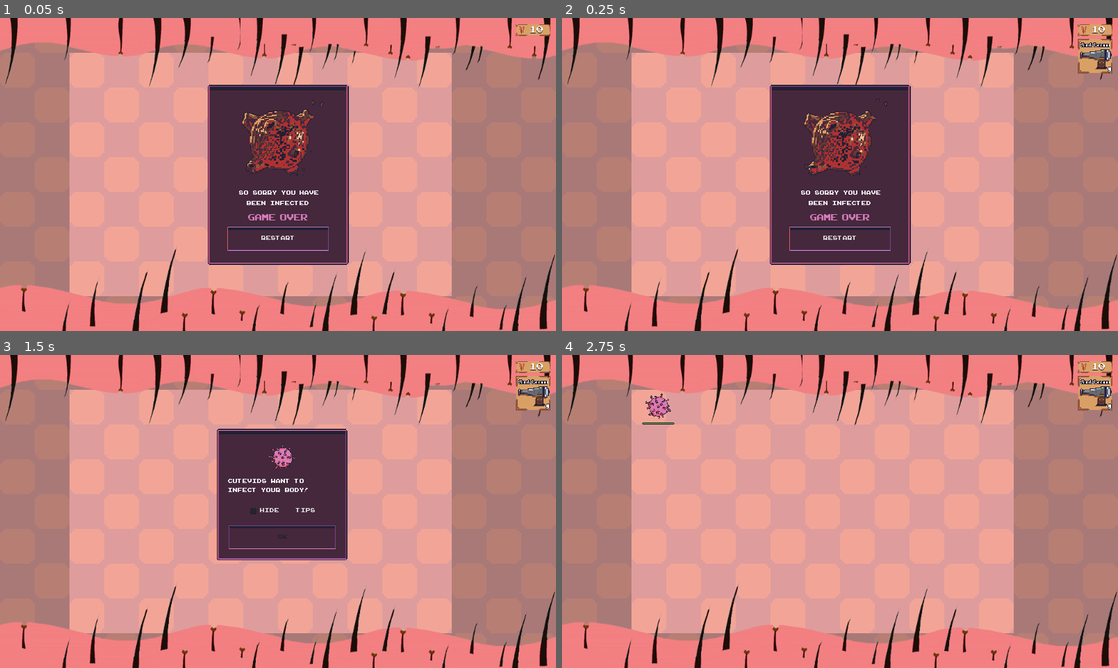
Above: before the commit, frames 1-4 (two rows, left to right).
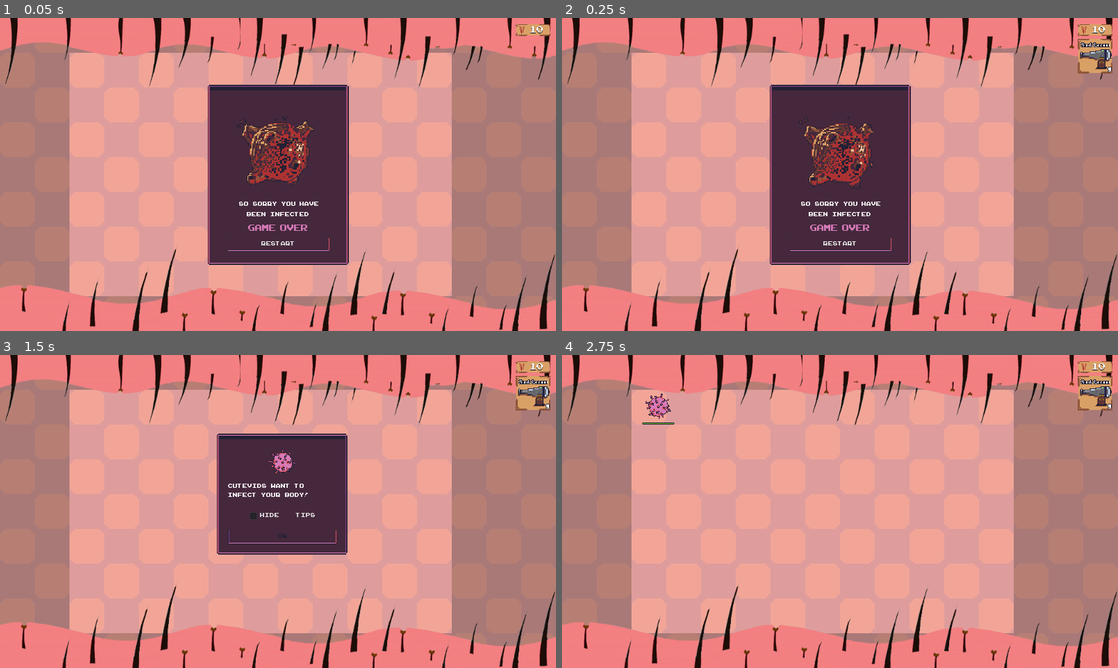
Above: after the commit, the same moments.

Repository: TeamKebab/GodotWildJam23
Game: Godot game, scene res://src/Main.tscn
Two runs of this game, one before a commit and one after it. Both use one fixed random seed, a clock stepped at 60 frames per second and the inputs below. Sound files missing from this copy of the repository are replaced by a short silence.
Inputs:
- Up to frame 1 (0.05 s): no input
- Up to frame 2 (0.25 s): no input
- Up to frame 3 (1.5 s): click "Restart" at 0.5 s; click "Ok" at 1.25 s
- Up to frame 4 (2.75 s): click "Ok" at 2 s

The runs differ from the first frame. In frame 1, 2.7% of the frame differs, in the area x 40-60%, y 26-75%; in frame 2, 2.7%, in the area x 40-60%, y 25-75%; in frame 3, 2.3%; in frame 4, nothing differs.

Commit message:
gameover scene

Diff:
--- a/src/GUI.gd
+++ b/src/GUI.gd
@@ -41,6 +41,14 @@
 	for node in button_container.get_children():
 		if node is BuyButton:
 			node.connect("pressed", self, "_on_BuyButton_pressed", [node])
+
+
+func restart():
+	buying_defense = null
+
+	for node in button_container.get_children():
+		if node is BuyButton:
+			node.hide()
 
 
 func show_button(defense):
@@ -98,13 +106,3 @@
 
 func _on_game_over() -> void:
 	game_over_panel.show()
-
-
-func _on_RestartButton_pressed():
-	game_over_panel.hide()
-
-	for node in button_container.get_children():
-		if node is BuyButton:
-			node.hide()
-
-	game.restart()
--- a/src/Main.gd
+++ b/src/Main.gd
@@ -211,6 +211,7 @@
 	antibodies.restart()
 	wave_spawner.restart()
 	spot_spawner.restart()
+	gui.restart()
 
 	waves_left = WAVES.duplicate(true)
 	_setup_wavelet(waves_left[0])
--- a/src/Main.tscn
+++ b/src/Main.tscn
@@ -18,7 +18,7 @@
 [ext_resource path="res://src/Main.gd" type="Script" id=16]
 [ext_resource path="res://src/entities/defenses/HairPlaceholder.tscn" type="PackedScene" id=17]
 [ext_resource path="res://src/resources/SnotCanonCard.tres" type="Texture" id=18]
-[ext_resource path="res://assets/sprites/queen-vid.png" type="Texture" id=19]
+[ext_resource path="res://src/gui/GameOverPanel.tscn" type="PackedScene" id=19]
 [ext_resource path="res://src/resources/SnotWallCard.tres" type="Texture" id=21]
 [ext_resource path="res://src/resources/NoseHairCard.tres" type="Texture" id=23]
 [ext_resource path="res://src/resources/StickyCannonCard.tres" type="Texture" id=25]
@@ -27,67 +27,9 @@
 [ext_resource path="res://src/resources/CatapultCard.tres" type="Texture" id=31]
 [ext_resource path="res://src/entities/defenses/DoubleCannonPlaceholder.tscn" type="PackedScene" id=32]
 [ext_resource path="res://src/resources/CounterPanel.tres" type="StyleBox" id=33]
-[ext_resource path="res://src/resources/arcade-font.tres" type="DynamicFont" id=34]
 [ext_resource path="res://assets/sfx/defense_buying.wav" type="AudioStream" id=35]
 [ext_resource path="res://assets/sfx/defense_placement.wav" type="AudioStream" id=36]
 [ext_resource path="res://src/resources/arcade-font-big.tres" type="DynamicFont" id=37]
-[ext_resource path="res://src/resources/TooltipPanel.tres" type="StyleBox" id=38]
-
-[sub_resource type="AtlasTexture" id=1]
-atlas = ExtResource( 19 )
-region = Rect2( 0, 0, 192, 192 )
-
-[sub_resource type="AtlasTexture" id=2]
-atlas = ExtResource( 19 )
-region = Rect2( 192, 0, 192, 192 )
-
-[sub_resource type="AtlasTexture" id=3]
-atlas = ExtResource( 19 )
-region = Rect2( 384, 0, 192, 192 )
-
-[sub_resource type="AtlasTexture" id=4]
-atlas = ExtResource( 19 )
-region = Rect2( 576, 0, 192, 192 )
-
-[sub_resource type="AtlasTexture" id=5]
-atlas = ExtResource( 19 )
-region = Rect2( 768, 0, 192, 192 )
-
-[sub_resource type="AtlasTexture" id=6]
-atlas = ExtResource( 19 )
-region = Rect2( 960, 0, 192, 192 )
-
-[sub_resource type="AtlasTexture" id=7]
-atlas = ExtResource( 19 )
-region = Rect2( 1152, 0, 192, 192 )
-
-[sub_resource type="AtlasTexture" id=8]
-atlas = ExtResource( 19 )
-region = Rect2( 1344, 0, 192, 192 )
-
-[sub_resource type="AtlasTexture" id=9]
-atlas = ExtResource( 19 )
-region = Rect2( 1536, 0, 192, 192 )
-
-[sub_resource type="AtlasTexture" id=10]
-atlas = ExtResource( 19 )
-region = Rect2( 1728, 0, 192, 192 )
-
-[sub_resource type="AtlasTexture" id=11]
-atlas = ExtResource( 19 )
-region = Rect2( 1920, 0, 192, 192 )
-
-[sub_resource type="AtlasTexture" id=12]
-atlas = ExtResource( 19 )
-region = Rect2( 2112, 0, 192, 192 )
-
-[sub_resource type="SpriteFrames" id=13]
-animations = [ {
-"frames": [ SubResource( 1 ), SubResource( 2 ), SubResource( 3 ), SubResource( 4 ), SubResource( 5 ), SubResource( 6 ), SubResource( 7 ), SubResource( 8 ), SubResource( 9 ), SubResource( 10 ), SubResource( 11 ), SubResource( 12 ) ],
-"loop": true,
-"name": "default",
-"speed": 5.0
-} ]
 
 [node name="Game" type="Node"]
 script = ExtResource( 16 )
@@ -352,96 +294,27 @@
 pause_mode = 2
 anchor_right = 1.0
 anchor_bottom = 1.0
-margin_left = 7.58408
-margin_top = -31.0257
-margin_right = 7.58411
-margin_bottom = -31.0258
-mouse_filter = 2
-__meta__ = {
-"_edit_use_anchors_": false
-}
-
-[node name="GameOverPanel" type="PanelContainer" parent="GUI"]
-pause_mode = 2
-anchor_left = 0.5
-anchor_top = 0.5
-anchor_right = 0.5
-anchor_bottom = 0.5
-margin_left = -129.5
-margin_top = -165.5
-margin_right = 129.5
-margin_bottom = 165.5
-size_flags_horizontal = 4
-size_flags_vertical = 6
-custom_styles/panel = ExtResource( 38 )
-__meta__ = {
-"_edit_use_anchors_": false
-}
-
-[node name="MarginContainer" type="MarginContainer" parent="GUI/GameOverPanel"]
-margin_left = 15.0
-margin_top = 15.0
-margin_right = 244.0
-margin_bottom = 316.0
-custom_constants/margin_right = 20
-custom_constants/margin_top = 10
-custom_constants/margin_left = 20
-custom_constants/margin_bottom = 10
-
-[node name="VBoxContainer" type="VBoxContainer" parent="GUI/GameOverPanel/MarginContainer"]
-margin_left = 20.0
-margin_top = 10.0
-margin_right = 209.0
-margin_bottom = 291.0
-rect_clip_content = true
-alignment = 2
-
-[node name="MarginContainer" type="MarginContainer" parent="GUI/GameOverPanel/MarginContainer/VBoxContainer"]
-margin_right = 189.0
-margin_bottom = 160.0
-custom_constants/margin_right = 180
-custom_constants/margin_top = 160
-custom_constants/margin_left = 0
-
-[node name="AnimatedSprite" type="AnimatedSprite" parent="GUI/GameOverPanel/MarginContainer/VBoxContainer/MarginContainer"]
-position = Vector2( 96, 70 )
-frames = SubResource( 13 )
-frame = 1
-playing = true
-
-[node name="Label2" type="Label" parent="GUI/GameOverPanel/MarginContainer/VBoxContainer"]
-margin_top = 164.0
-margin_right = 189.0
-margin_bottom = 201.0
-custom_fonts/font = ExtResource( 34 )
-custom_colors/font_color = Color( 1, 1, 1, 1 )
-text = "So sorry, you have been infected"
-align = 1
-autowrap = true
-
-[node name="Label" type="Label" parent="GUI/GameOverPanel/MarginContainer/VBoxContainer"]
-margin_top = 205.0
-margin_right = 189.0
-margin_bottom = 230.0
-custom_fonts/font = ExtResource( 37 )
-custom_colors/font_color = Color( 0.843137, 0.482353, 0.729412, 1 )
-text = "Game Over"
-align = 1
-valign = 1
-autowrap = true
-
-[node name="RestartButton" type="Button" parent="GUI/GameOverPanel/MarginContainer/VBoxContainer"]
-margin_top = 234.0
-margin_right = 189.0
-margin_bottom = 281.0
-grow_horizontal = 0
-grow_vertical = 0
-custom_styles/hover = ExtResource( 38 )
-custom_styles/pressed = ExtResource( 38 )
-custom_styles/normal = ExtResource( 38 )
-custom_fonts/font = ExtResource( 34 )
-text = "Restart"
+margin_left = 8.0
+margin_top = -32.0
+margin_right = 8.0
+margin_bottom = -32.0001
+mouse_filter = 2
+__meta__ = {
+"_edit_use_anchors_": false
+}
+
+[node name="WinPanel" parent="GUI" instance=ExtResource( 19 )]
+visible = false
+anchor_left = 0.0
+anchor_top = 0.0
+anchor_right = 0.0
+anchor_bottom = 0.0
+margin_left = 397.5
+margin_top = 137.5
+margin_right = 647.5
+margin_bottom = 448.5
+
+[node name="GameOverPanel" parent="GUI" instance=ExtResource( 19 )]
 [connection signal="mouse_entered_cell" from="Grid" to="GUI" method="_on_Grid_mouse_entered_cell"]
 [connection signal="mouse_exited_cell" from="Grid" to="GUI" method="_on_Grid_mouse_exited_cell"]
 [connection signal="mouse_input_cell" from="Grid" to="GUI" method="_on_Grid_mouse_input_cell"]
-[connection signal="pressed" from="GUI/GameOverPanel/MarginContainer/VBoxContainer/RestartButton" to="GUI" method="_on_RestartButton_pressed"]
--- /dev/null
+++ b/src/gui/GameOverPanel.gd
@@ -0,0 +1,9 @@
+extends PanelContainer
+
+
+onready var game = find_parent("Game")
+
+
+func _on_RestartButton_pressed():
+	hide()
+	game.restart()
--- /dev/null
+++ b/src/gui/GameOverPanel.tscn
@@ -0,0 +1,148 @@
+[gd_scene load_steps=20 format=2]
+
+[ext_resource path="res://assets/sprites/queen-vid.png" type="Texture" id=1]
+[ext_resource path="res://src/resources/arcade-font-big.tres" type="DynamicFont" id=2]
+[ext_resource path="res://src/resources/arcade-font.tres" type="DynamicFont" id=3]
+[ext_resource path="res://src/resources/TooltipPanel.tres" type="StyleBox" id=4]
+[ext_resource path="res://src/resources/Button.tres" type="StyleBox" id=5]
+[ext_resource path="res://src/gui/GameOverPanel.gd" type="Script" id=6]
+
+[sub_resource type="AtlasTexture" id=1]
+atlas = ExtResource( 1 )
+region = Rect2( 0, 0, 192, 192 )
+
+[sub_resource type="AtlasTexture" id=2]
+atlas = ExtResource( 1 )
+region = Rect2( 192, 0, 192, 192 )
+
+[sub_resource type="AtlasTexture" id=3]
+atlas = ExtResource( 1 )
+region = Rect2( 384, 0, 192, 192 )
+
+[sub_resource type="AtlasTexture" id=4]
+atlas = ExtResource( 1 )
+region = Rect2( 576, 0, 192, 192 )
+
+[sub_resource type="AtlasTexture" id=5]
+atlas = ExtResource( 1 )
+region = Rect2( 768, 0, 192, 192 )
+
+[sub_resource type="AtlasTexture" id=6]
+atlas = ExtResource( 1 )
+region = Rect2( 960, 0, 192, 192 )
+
+[sub_resource type="AtlasTexture" id=7]
+atlas = ExtResource( 1 )
+region = Rect2( 1152, 0, 192, 192 )
+
+[sub_resource type="AtlasTexture" id=8]
+atlas = ExtResource( 1 )
+region = Rect2( 1344, 0, 192, 192 )
+
+[sub_resource type="AtlasTexture" id=9]
+atlas = ExtResource( 1 )
+region = Rect2( 1536, 0, 192, 192 )
+
+[sub_resource type="AtlasTexture" id=10]
+atlas = ExtResource( 1 )
+region = Rect2( 1728, 0, 192, 192 )
+
+[sub_resource type="AtlasTexture" id=11]
+atlas = ExtResource( 1 )
+region = Rect2( 1920, 0, 192, 192 )
+
+[sub_resource type="AtlasTexture" id=12]
+atlas = ExtResource( 1 )
+region = Rect2( 2112, 0, 192, 192 )
+
+[sub_resource type="SpriteFrames" id=13]
+animations = [ {
+"frames": [ SubResource( 1 ), SubResource( 2 ), SubResource( 3 ), SubResource( 4 ), SubResource( 5 ), SubResource( 6 ), SubResource( 7 ), SubResource( 8 ), SubResource( 9 ), SubResource( 10 ), SubResource( 11 ), SubResource( 12 ) ],
+"loop": true,
+"name": "default",
+"speed": 5.0
+} ]
+
+[node name="GameOverPanel" type="PanelContainer"]
+pause_mode = 2
+anchor_left = 0.5
+anchor_top = 0.5
+anchor_right = 0.5
+anchor_bottom = 0.5
+margin_left = -129.5
+margin_top = -165.5
+margin_right = 129.5
+margin_bottom = 165.5
+size_flags_horizontal = 4
+size_flags_vertical = 6
+custom_styles/panel = ExtResource( 4 )
+script = ExtResource( 6 )
+__meta__ = {
+"_edit_use_anchors_": false
+}
+
+[node name="MarginContainer" type="MarginContainer" parent="."]
+margin_left = 15.0
+margin_top = 15.0
+margin_right = 244.0
+margin_bottom = 316.0
+custom_constants/margin_right = 20
+custom_constants/margin_top = 10
+custom_constants/margin_left = 20
+custom_constants/margin_bottom = 10
+
+[node name="VBoxContainer" type="VBoxContainer" parent="MarginContainer"]
+margin_left = 20.0
+margin_top = 10.0
+margin_right = 209.0
+margin_bottom = 291.0
+rect_clip_content = true
+alignment = 2
+
+[node name="MarginContainer" type="MarginContainer" parent="MarginContainer/VBoxContainer"]
+margin_top = 20.0
+margin_right = 189.0
+margin_bottom = 180.0
+custom_constants/margin_right = 180
+custom_constants/margin_top = 160
+custom_constants/margin_left = 0
+
+[node name="AnimatedSprite" type="AnimatedSprite" parent="MarginContainer/VBoxContainer/MarginContainer"]
+position = Vector2( 96, 70 )
+frames = SubResource( 13 )
+frame = 8
+playing = true
+
+[node name="Label2" type="Label" parent="MarginContainer/VBoxContainer"]
+margin_top = 184.0
+margin_right = 189.0
+margin_bottom = 221.0
+custom_fonts/font = ExtResource( 3 )
+custom_colors/font_color = Color( 1, 1, 1, 1 )
+text = "So sorry, you have been infected"
+align = 1
+autowrap = true
+
+[node name="Label" type="Label" parent="MarginContainer/VBoxContainer"]
+margin_top = 225.0
+margin_right = 189.0
+margin_bottom = 250.0
+custom_fonts/font = ExtResource( 2 )
+custom_colors/font_color = Color( 0.843137, 0.482353, 0.729412, 1 )
+text = "Game Over"
+align = 1
+valign = 1
+autowrap = true
+
+[node name="RestartButton" type="Button" parent="MarginContainer/VBoxContainer"]
+margin_top = 254.0
+margin_right = 189.0
+margin_bottom = 281.0
+grow_horizontal = 0
+grow_vertical = 0
+custom_styles/hover = ExtResource( 5 )
+custom_styles/pressed = ExtResource( 4 )
+custom_styles/normal = ExtResource( 5 )
+custom_fonts/font = ExtResource( 3 )
+text = "Restart"
+[connection signal="pressed" from="MarginContainer/VBoxContainer/RestartButton" to="." method="_on_RestartButton_pressed"]
--- a/src/gui/Tooltip.tscn
+++ b/src/gui/Tooltip.tscn
@@ -1,9 +1,10 @@
-[gd_scene load_steps=6 format=2]
+[gd_scene load_steps=7 format=2]
 
 [ext_resource path="res://src/resources/TooltipPanel.tres" type="StyleBox" id=1]
 [ext_resource path="res://src/gui/Tooltip.gd" type="Script" id=2]
 [ext_resource path="res://assets/sfx/tooltip_ok.wav" type="AudioStream" id=3]
 [ext_resource path="res://src/resources/arcade-font.tres" type="DynamicFont" id=4]
+[ext_resource path="res://src/resources/Button.tres" type="StyleBox" id=5]
 
 [sub_resource type="AtlasTexture" id=1]
 
@@ -13,9 +14,9 @@
 anchor_right = 0.5
 anchor_bottom = 0.5
 margin_left = -120.0
-margin_top = -73.5
+margin_top = -82.5
 margin_right = -120.0
-margin_bottom = -73.5
+margin_bottom = -82.5
 size_flags_horizontal = 3
 custom_styles/panel = ExtResource( 1 )
 script = ExtResource( 2 )
@@ -52,7 +53,7 @@
 [node name="RichTextLabel" type="RichTextLabel" parent="MarginContainer/VBoxContainer"]
 margin_top = 4.0
 margin_right = 200.0
-margin_bottom = 22.0
+margin_bottom = 42.0
 rect_min_size = Vector2( 200, 0 )
 size_flags_horizontal = 3
 size_flags_vertical = 3
@@ -65,16 +66,16 @@
 scroll_active = false
 
 [node name="Space1" type="MarginContainer" parent="MarginContainer/VBoxContainer"]
-margin_top = 26.0
+margin_top = 46.0
 margin_right = 200.0
-margin_bottom = 36.0
+margin_bottom = 56.0
 custom_constants/margin_top = 10
 
 [node name="CheckBox" type="CheckBox" parent="MarginContainer/VBoxContainer"]
 margin_left = 36.0
-margin_top = 40.0
+margin_top = 60.0
 margin_right = 164.0
-margin_bottom = 65.0
+margin_bottom = 85.0
 size_flags_horizontal = 4
 custom_fonts/font = ExtResource( 4 )
 custom_colors/font_color_disabled = Color( 0, 0, 0, 1 )
@@ -83,18 +84,18 @@
 text = "Hide    tips"
 
 [node name="Space2" type="MarginContainer" parent="MarginContainer/VBoxContainer"]
-margin_top = 69.0
+margin_top = 89.0
 margin_right = 200.0
-margin_bottom = 74.0
+margin_bottom = 94.0
 custom_constants/margin_top = 5
 
 [node name="Button" type="Button" parent="MarginContainer/VBoxContainer"]
-margin_top = 78.0
+margin_top = 98.0
 margin_right = 200.0
 margin_bottom = 125.0
-custom_styles/hover = ExtResource( 1 )
+custom_styles/hover = ExtResource( 5 )
 custom_styles/pressed = ExtResource( 1 )
-custom_styles/normal = ExtResource( 1 )
+custom_styles/normal = ExtResource( 5 )
 custom_fonts/font = ExtResource( 4 )
 custom_colors/font_color = Color( 0.843137, 0.482353, 0.729412, 1 )
 custom_colors/font_color_hover = Color( 0.133333, 0.12549, 0.203922, 1 )
--- /dev/null
+++ b/src/resources/Button.tres
@@ -0,0 +1,11 @@
+[gd_resource type="StyleBoxTexture" load_steps=2 format=2]
+
+[ext_resource path="res://assets/ui/panel_box-no-pressed.png" type="Texture" id=1]
+
+[resource]
+texture = ExtResource( 1 )
+region_rect = Rect2( 0, 0, 64, 64 )
+margin_left = 5.0
+margin_right = 5.0
+margin_top = 5.0
+margin_bottom = 5.0
Not shown, added: assets/ui/panel_box-no-pressed.png.import
Not shown: 1 places in src/Main.tscn that only renumber resources
